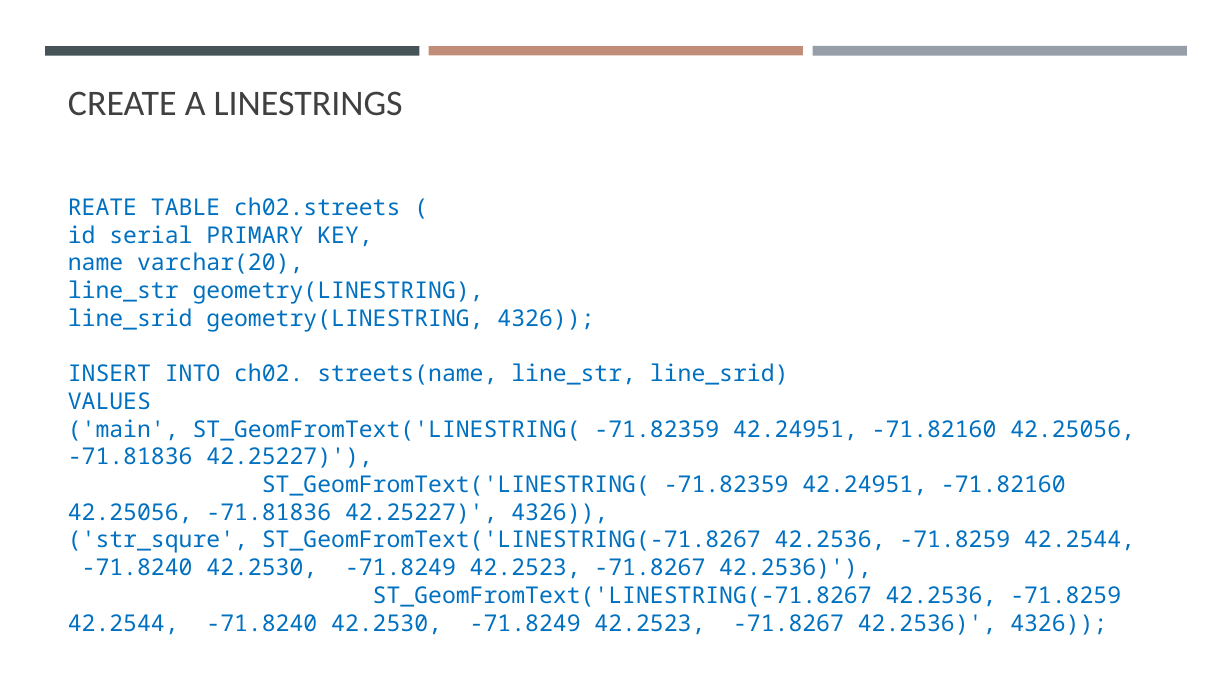
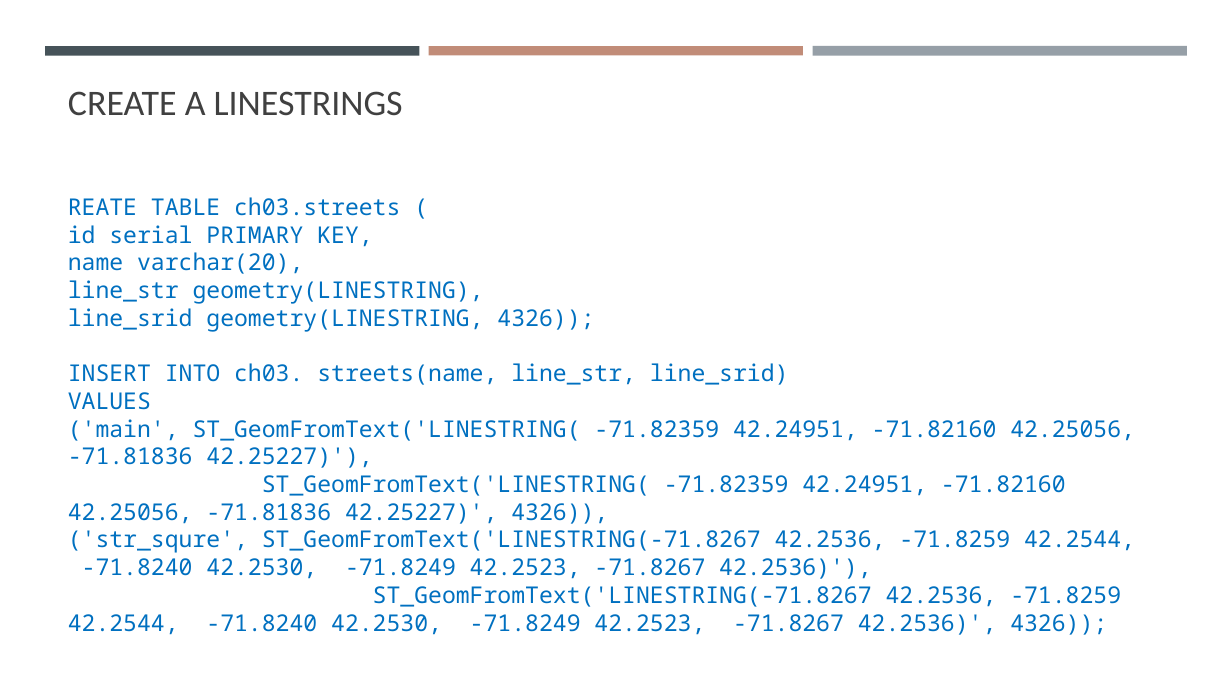
Before and after one commit to gisynw/ssj-376, a slide deck: slide 38 of docs/Lectures/Week03/Week03_SpatialData.pptx (slide 34 before the commit). Drawn at 1232x693 pixels with LibreOffice and Linux fonts; fonts in the diff are those of the drawing. Boxes give left, top, right and bottom in pixels: in the first picture for what was removed or moved away, otherwise in the second. Text is boxed around its words. In the diff, an @@ line names an element or a change of style, - is before the commit and + after.

```diff
--- a/docs/Lectures/Week03/Week03_SpatialData.pptx
+++ b/docs/Lectures/Week03/Week03_SpatialData.pptx
@@ text at (x1=68, y1=197, x2=400, y2=216): text changed @@
-REATE TABLE ch02.streets (
+REATE TABLE ch03.streets (
@@ text at (x1=68, y1=363, x2=789, y2=385): text changed @@
-INSERT INTO ch02. streets(name, line_str, line_srid)
+INSERT INTO ch03. streets(name, line_str, line_srid)
```
Also in this commit, not shown: 17 other slides changed, 17 slides added, 5 slides removed, 7 other files.
